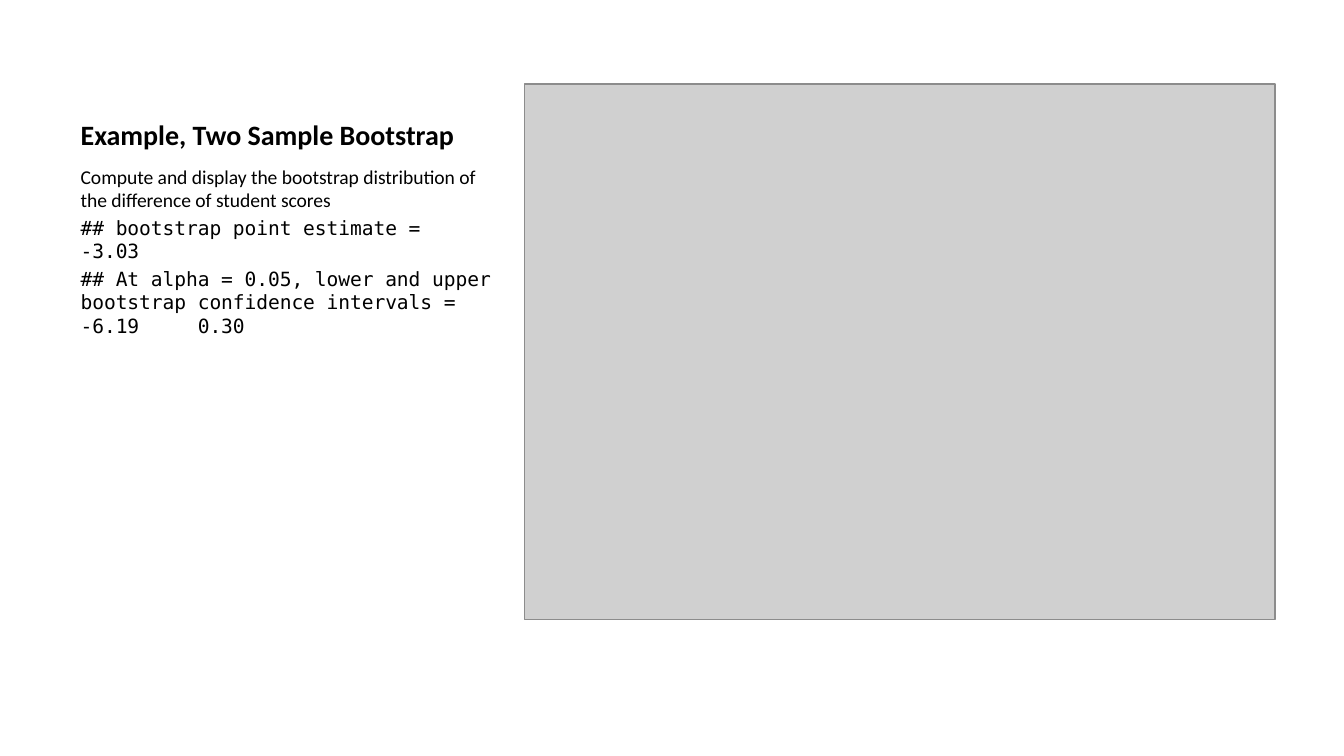
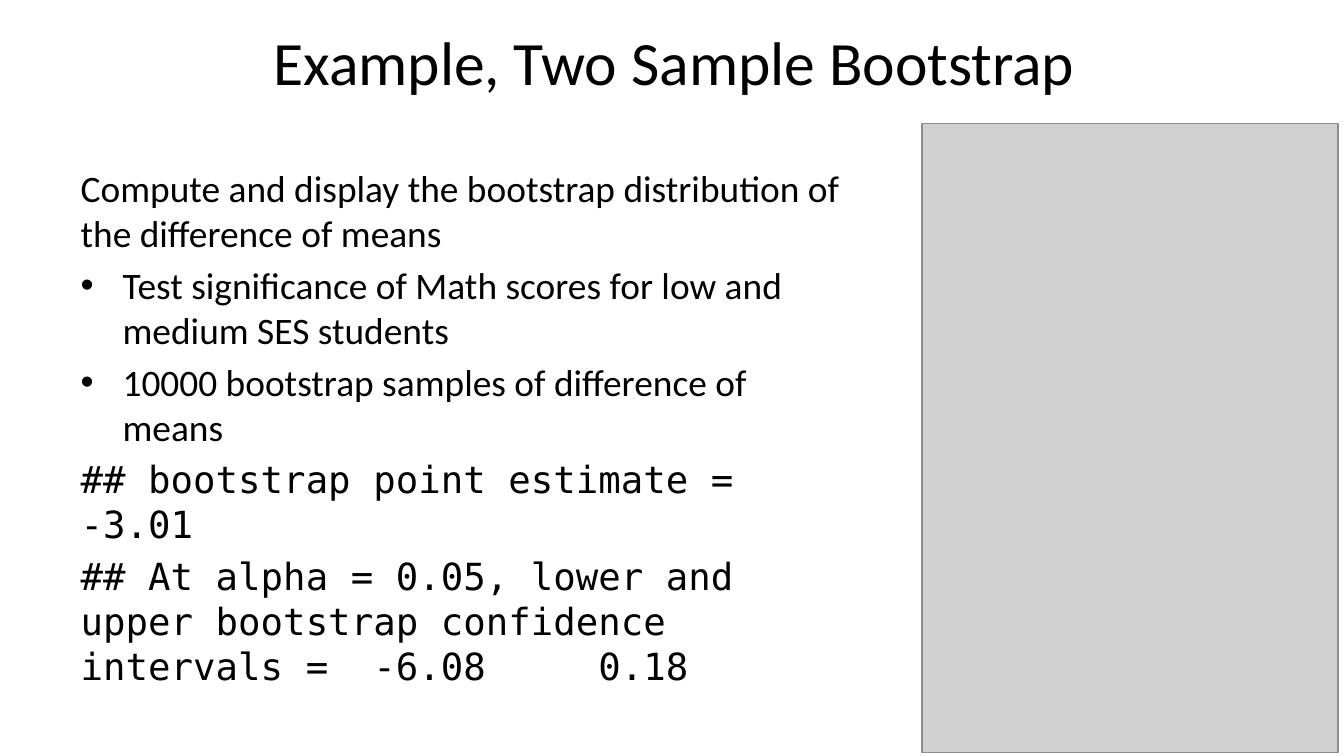
Before and after one commit to StephenElston/CSCI-E-83, a slide deck: slide 25 of LectureSlides/06b_IntroductionToBootstrap.pptx. Drawn at 1344x756 pixels with LibreOffice and Linux fonts; fonts in the diff are those of the drawing; grey boxes stand for pictures. Boxes give left, top, right and bottom in pixels: in the first picture for what was removed or moved away, otherwise in the second. Text is boxed around its words. In the diff, an @@ line names an element or a change of style, - is before the commit and + after.

Commit message:
Added visualization review slides and examples

```diff
--- a/LectureSlides/06b_IntroductionToBootstrap.pptx
+++ b/LectureSlides/06b_IntroductionToBootstrap.pptx
@@ title "Example, Two Sample Bootstrap" at box(273, 42, 1074, 95): size 15 to 33 pt, bold off; alignment left to centre @@
@@ picture removed at box(524, 83, 1274, 620) @@
@@ picture added at box(922, 124, 1339, 753) @@
@@ text at box(81, 176, 839, 681): text changed; size 10.5 to 20 pt; font DejaVu Sans Mono to Calibri @@
-Compute and display the bootstrap distribution of the difference of student scores
-## bootstrap point estimate = -3.03
-## At alpha = 0.05, lower and upper bootstrap confidence intervals = -6.19 0.30
+Compute and display the bootstrap distribution of the difference of means
+• Test significance of Math scores for low and medium SES students
+• 10000 bootstrap samples of difference of means
+## bootstrap point estimate = -3.01
+## At alpha = 0.05, lower and upper bootstrap confidence intervals = -6.08 0.18
```
Also in this commit, not shown: 5 other slides changed, 2 other files.
